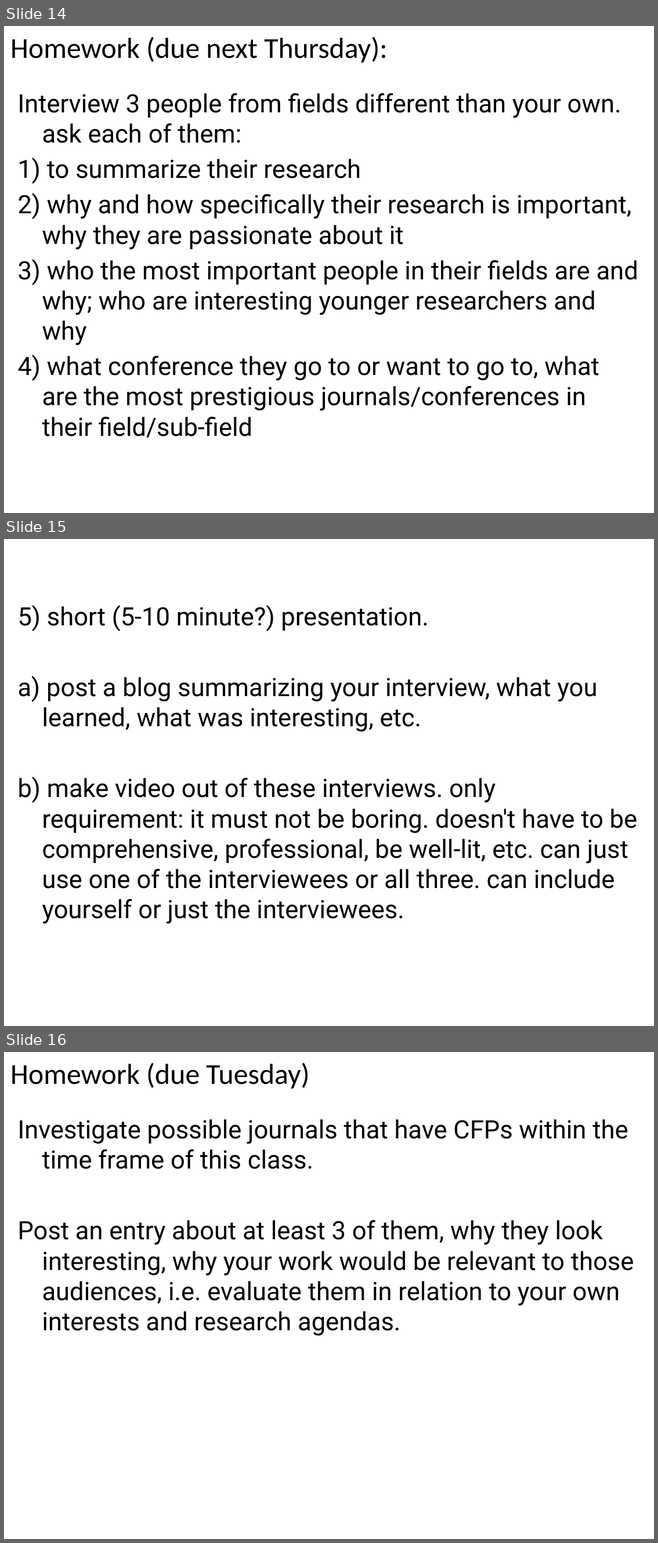
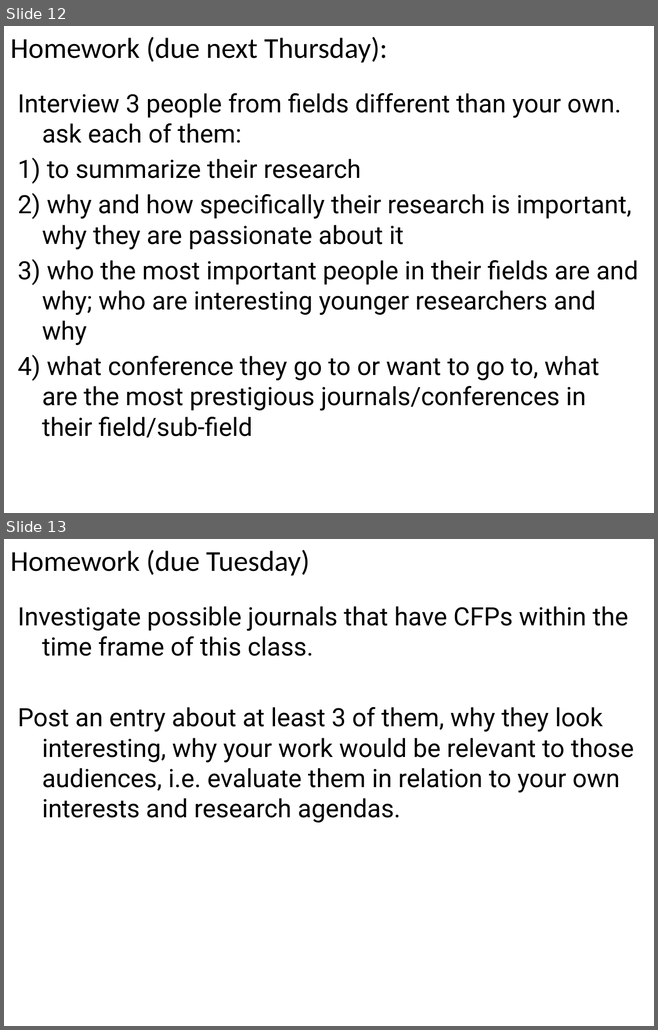
Before and after one commit to angusforbes/mat200c, a slide deck: slides/week2_day2.pptx. Shown one above the other, each under a label of ours: slides 14, 15 and 16 before the commit, slides 12 and 13 after it. The pictures are 658x1543 and 658x1030 pixels, drawn with LibreOffice and Linux fonts; fonts in the diff are those of the drawing. Boxes give left, top, right and bottom in pixels: in the first picture for what was removed or moved away, otherwise in the second. Text is boxed around its words. In the diff, an @@ line names an element or a change of style, - is before the commit and + after.

```diff
--- a/slides/week2_day2.pptx
+++ b/slides/week2_day2.pptx
@@ slide 15 removed at (x1=4, y1=539, x2=654, y2=1026), background #FFFFFF @@
@@ text removed at (x1=18, y1=605, x2=637, y2=924) @@
-5) short (5-10 minute?) presentation.
-a) post a blog summarizing your interview, what you learned, what was interesting, etc.
-b) make video out of these interviews. only requirement: it must not be boring. doesn't have to be comprehensive, professional, be well-lit, etc. can just use one of the interviewees or all three. can include yourself or just the interviewees.
@@ what was slide 14 is now slide 12 @@
@@ what was slide 16 is now slide 13 @@
```
Also in this commit, not shown: 2 slides changed, 11 other slides removed, 9 other files.
